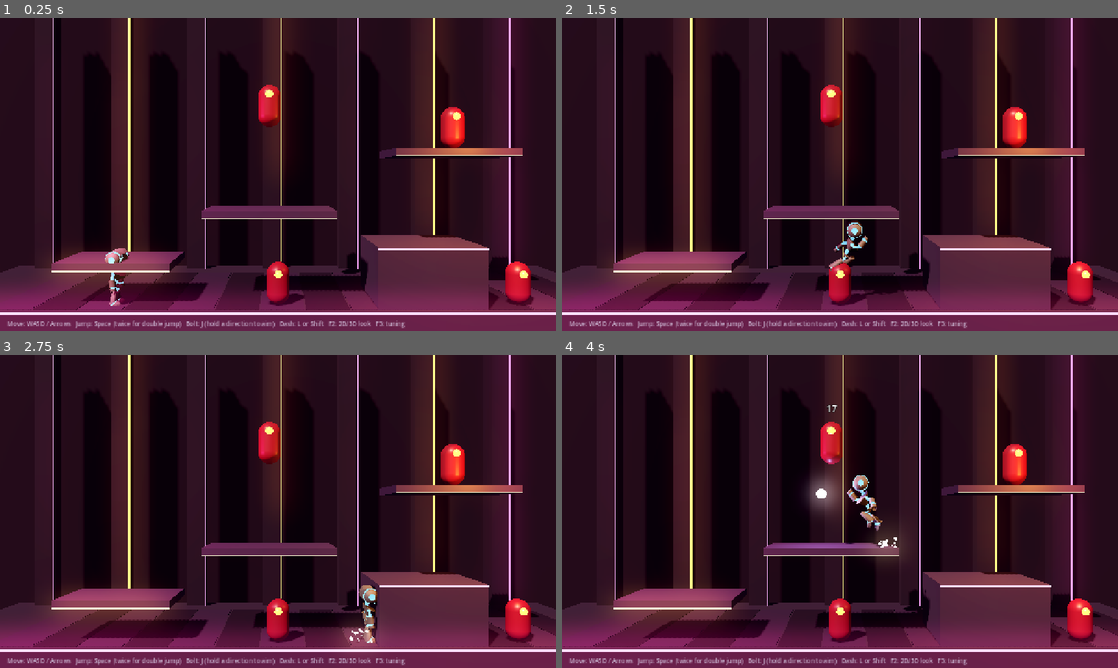
Above: before the commit, frames 1-4 (two rows, left to right).
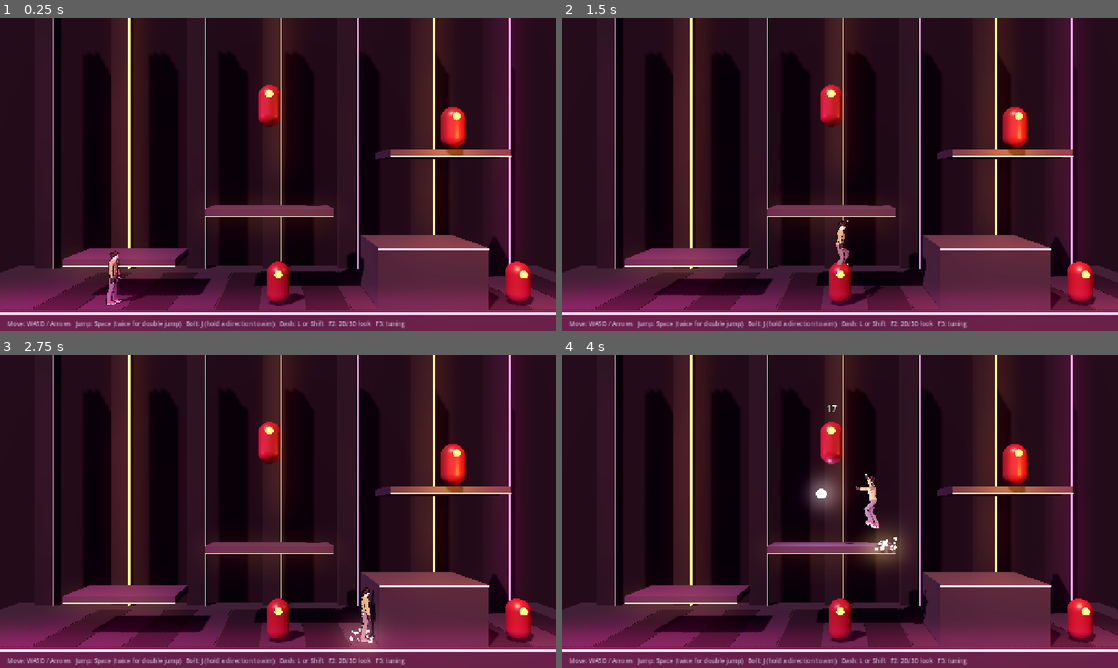
Above: after the commit, the same moments.

Repository: cmholy232-svg/Demondive
Game: Godot game, scene res://scenes/rooms/test_room.tscn
The game is run twice, just before and just after one commit, with the same random seed, the same clock (stepped at 60 frames per second) and the same inputs.
Inputs:
- Up to frame 1 (0.25 s): no input
- Up to frame 2 (1.5 s): hold D (move_right) 0.53-1.28 s; hold Space (jump) 0.53-1.28 s; tap L (dash) at 0.6 s; hold S (move_down) from 1.28 s (still down); tap Space (jump) at 1.35 s
- Up to frame 3 (2.75 s): tap Space (jump) at 1.52, 1.82 s; tap L (dash) at 1.55, 2.1 s; release S (move_down) at 2.03 s; hold D (move_right) from 2.03 s (still down); hold Space (jump) from 2.03 s (still down)
- Up to frame 4 (4 s): release D (move_right) at 2.78 s; release Space (jump) at 2.78 s; hold W (move_up) 2.78-3.53 s; tap E (interact) at 2.85 s; tap Space (jump) at 3.02, 3.32, 3.77, 3.8 s; tap L (dash) at 3.05 s; hold A (move_left) from 3.53 s (still down); hold J (magic) from 3.53 s (still down)

The runs differ from the first frame. In frame 1, 3.7% of the frame differs, in the area x 9-97%, y 41-92%; in frame 2, 3.9%; in frame 3, 3.8%; in frame 4, 4.5%, in the area x 9-97%, y 38-91%.

Commit message:
Replace the stand-in robot with a 3D Milo
Milo is built from CC0 MakeHuman base data by Blender scripts in
tools/characters: outfit shells, sneakers, hair, and procedural
idle/run/jump/fall/dash/land/cast animations. Godot draws him with a
two-band toon shader and an ink outline, and a second animation layer
poses the casting arm on top of whatever the body is doing. One-way
ledges now sit just behind the gameplay plane so they never hide him.

Co-Authored-By: Claude Opus 5.5 (1M context) <noreply@anthropic.com>
Claude-Session: https://claude.ai/code/session_01UDJL4yyr7V49bPvwp6khuZ

Diff:
--- /dev/null
+++ b/art/shaders/outline.gdshader
@@ -0,0 +1,14 @@
+shader_type spatial;
+render_mode unshaded, cull_front;
+// Inverted-hull ink outline. Used as a next pass on toon materials.
+
+uniform vec4 outline_color : source_color = vec4(0.05, 0.03, 0.06, 1.0);
+uniform float width = 0.012;
+
+void vertex() {
+	VERTEX += NORMAL * width;
+}
+
+void fragment() {
+	ALBEDO = outline_color.rgb;
+}
--- /dev/null
+++ b/art/shaders/toon.gdshader
@@ -0,0 +1,23 @@
+shader_type spatial;
+// Two-band cel shading with a soft rim, for characters.
+
+uniform vec4 albedo : source_color = vec4(1.0);
+uniform vec4 shade_tint : source_color = vec4(0.55, 0.45, 0.7, 1.0);
+uniform float band_softness : hint_range(0.0, 0.5) = 0.06;
+uniform float rim_strength : hint_range(0.0, 2.0) = 0.45;
+uniform vec4 rim_color : source_color = vec4(1.0, 0.75, 0.85, 1.0);
+
+void fragment() {
+	ALBEDO = albedo.rgb;
+	ROUGHNESS = 1.0;
+	SPECULAR = 0.0;
+	float rim = pow(1.0 - clamp(dot(NORMAL, VIEW), 0.0, 1.0), 3.0);
+	EMISSION = rim_color.rgb * rim * rim_strength * albedo.rgb;
+}
+
+void light() {
+	float ndl = dot(NORMAL, LIGHT);
+	float lit = smoothstep(0.0, band_softness, ndl) * ATTENUATION;
+	vec3 band = mix(shade_tint.rgb * 0.35, vec3(1.0), lit);
+	DIFFUSE_LIGHT += LIGHT_COLOR / PI * band;
+}
--- a/scenes/rooms/view3d/milo_view_3d.gd
+++ b/scenes/rooms/view3d/milo_view_3d.gd
@@ -3,7 +3,13 @@
 ## Shows a stand-in 3D character on Milo's 2D position and picks its
 ## animation from Milo's state. Reads Milo; never changes him.
 
-const MODEL_PATH: String = "res://art/export/standin/chr_standin_robot.glb"
+const MODEL_PATH: String = "res://art/export/milo/chr_milo.glb"
+const TOON_SHADER: Shader = preload("res://art/shaders/toon.gdshader")
+const OUTLINE_SHADER: Shader = preload("res://art/shaders/outline.gdshader")
+## Bones the cast pose drives on top of whatever the body is doing.
+const CAST_BONES: PackedStringArray = ["clavicle.R", "shoulder01.R", "upperarm01.R", "upperarm02.R", "lowerarm01.R",
+	"lowerarm02.R", "wrist.R", "spine03", "head"]
+const CAST_ANIMATIONS: Array[String] = ["cast_down", "cast_down_forward", "cast_forward", "cast_up_forward", "cast_up"]
 const TARGET_HEIGHT_M: float = 1.28
 const TURN_SPEED: float = 18.0
 const CAST_POSE_SECONDS: float = 0.3
@@ -11,6 +17,8 @@
 var milo: Milo
 var _model: Node3D
 var _animation: AnimationPlayer
+var _cast_layer: AnimationPlayer
+var _caster: ArcaneCaster
 var _yaw: float = PI * 0.5
 var _cast_timer: float = 0.0
 var _trail: CPUParticles3D
@@ -22,14 +30,16 @@
 	_model = (load(MODEL_PATH) as PackedScene).instantiate() as Node3D
 	add_child(_model)
 	_fit_height(_model)
+	_apply_toon(_model)
 	_animation = _model.find_child("AnimationPlayer", true, false) as AnimationPlayer
-	for name: String in ["run", "idle", "falling", "shooting", "shooting_standing"]:
+	for name: String in ["run", "idle", "fall", "jump", "dash"]:
 		if _animation != null and _animation.has_animation(name):
 			_animation.get_animation(name).loop_mode = Animation.LOOP_LINEAR
+	_build_cast_layer()
 	_trail = _make_particles(Color(0.5, 0.95, 1.0), 40, 0.25, false)
 	_burst = _make_particles(Color(1.0, 0.7, 0.4), 24, 0.35, true)
-	var caster: ArcaneCaster = milo.get_node("ArcaneCaster") as ArcaneCaster
-	caster.cast.connect(func(_direction: Vector2) -> void: _cast_timer = CAST_POSE_SECONDS)
+	_caster = milo.get_node("ArcaneCaster") as ArcaneCaster
+	_caster.cast.connect(func(_direction: Vector2) -> void: _cast_timer = CAST_POSE_SECONDS)
 	milo.wavelanded.connect(func(_is_wavedash: bool) -> void: _burst.restart())
 	milo.landed.connect(func(speed: float) -> void:
 		if speed > 600.0:
@@ -52,6 +62,44 @@
 	var height: float = (high - low) * 1.1
 	if height > 0.0:
 		model.scale = Vector3.ONE * (TARGET_HEIGHT_M / height)
+
+
+## Replaces imported materials with cel shading and an ink outline, keeping each part's colour.
+func _apply_toon(model: Node3D) -> void:
+	for node: Node in model.find_children("*", "MeshInstance3D", true, false):
+		var instance := node as MeshInstance3D
+		for surface: int in instance.mesh.get_surface_count():
+			var source := instance.mesh.surface_get_material(surface) as BaseMaterial3D
+			var color: Color = source.albedo_color if source != null else Color.WHITE
+			var toon := ShaderMaterial.new()
+			toon.shader = TOON_SHADER
+			toon.set_shader_parameter("albedo", color)
+			var outline := ShaderMaterial.new()
+			outline.shader = OUTLINE_SHADER
+			outline.set_shader_parameter("width", 0.012 / maxf(0.01, model.scale.x))
+			toon.next_pass = outline
+			instance.set_surface_override_material(surface, toon)
+
+
+## A second player that only drives the right arm, so Milo can cast while running.
+func _build_cast_layer() -> void:
+	if _animation == null:
+		return
+	var library := AnimationLibrary.new()
+	for name: String in CAST_ANIMATIONS:
+		if not _animation.has_animation(name):
+			continue
+		var animation: Animation = _animation.get_animation(name).duplicate() as Animation
+		for track: int in range(animation.get_track_count() - 1, -1, -1):
+			var bone: String = str(animation.track_get_path(track)).get_slice(":", 1)
+			if not CAST_BONES.has(bone):
+				animation.remove_track(track)
+		animation.loop_mode = Animation.LOOP_LINEAR
+		library.add_animation(name, animation)
+	_cast_layer = AnimationPlayer.new()
+	_animation.get_parent().add_child(_cast_layer)
+	_cast_layer.root_node = _cast_layer.get_path_to(_animation.get_node(_animation.root_node))
+	_cast_layer.add_animation_library("", library)
 
 
 func _make_particles(color: Color, amount: int, lifetime: float, one_shot: bool) -> CPUParticles3D:
@@ -90,6 +138,7 @@
 	_trail.position = Vector3(0.0, 0.6, 0.0)
 	_burst.position = Vector3.ZERO
 	_play(_pick_animation())
+	_update_cast_layer()
 	# Lean into dashes so they read as a burst, not a slide.
 	var lean: float = 0.0
 	if milo.is_dashing():
@@ -99,12 +148,27 @@
 
 
 func _pick_animation() -> String:
-	var running: bool = absf(milo.velocity.x) > 40.0
+	if milo.is_dashing():
+		return "dash"
 	if not milo.is_on_floor():
-		return "jump" if milo.velocity.y < 0.0 else "falling"
-	if _cast_timer > 0.0:
-		return "shooting" if running else "shooting_standing"
-	return "run" if running else "idle"
+		return "jump" if milo.velocity.y < -150.0 else "fall"
+	return "run" if absf(milo.velocity.x) > 40.0 else "idle"
+
+
+func _update_cast_layer() -> void:
+	if _cast_layer == null:
+		return
+	if _cast_timer <= 0.0:
+		if _cast_layer.is_playing():
+			_cast_layer.stop()
+		return
+	var aim: Vector2 = _caster.aim
+	var index: int = clampi(roundi(-aim.y * 2.0 / maxf(0.001, aim.length())) + 2, 0, 4)
+	if absf(aim.x) > 0.3 and absf(aim.y) > 0.3:
+		index = 3 if aim.y < 0.0 else 1
+	var name: String = CAST_ANIMATIONS[index]
+	if _cast_layer.current_animation != name:
+		_cast_layer.play(name, 0.05)
 
 
 func _play(name: String) -> void:
@@ -112,7 +176,7 @@
 		return
 	if _animation.current_animation != name:
 		_animation.play(name, 0.12)
-	if name == "run" or name == "shooting":
+	if name == "run":
 		_animation.speed_scale = clampf(absf(milo.velocity.x) / 360.0, 0.6, 2.0)
 	else:
 		_animation.speed_scale = 1.0
--- a/scenes/rooms/view3d/room_dressing_3d.gd
+++ b/scenes/rooms/view3d/room_dressing_3d.gd
@@ -90,8 +90,9 @@
 	var c: Vector3 = RoomView3D.to_3d(center)
 	var w: float = size.x / RoomView3D.PX_PER_M
 	var top_y: float = c.y + size.y * 0.5 / RoomView3D.PX_PER_M
-	add_box(root, Vector3(c.x, top_y - 0.09, -depth * 0.5 + 0.4), Vector3(w, 0.18, depth), material(STONE_LIGHT, 0.5))
-	add_box(root, Vector3(c.x, top_y - 0.17, 0.41), Vector3(w, 0.03, 0.03), material(Color.BLACK, 0.5, NEON_AMBER, 5.0))
+	# The front edge sits just behind Milo so a ledge never hides him when he walks under it.
+	add_box(root, Vector3(c.x, top_y - 0.09, -depth * 0.5 - 0.12), Vector3(w, 0.18, depth), material(STONE_LIGHT, 0.5))
+	add_box(root, Vector3(c.x, top_y - 0.17, -0.11), Vector3(w, 0.03, 0.03), material(Color.BLACK, 0.5, NEON_AMBER, 5.0))
 
 
 static func add_block(root: Node3D, center: Vector2, size: Vector2, depth: float) -> void:
Binary file added: art/export/milo/chr_milo.glb
Not shown, added: art/export/milo/chr_milo.glb.import
Not shown, added: art/shaders/outline.gdshader.uid
Not shown, added: art/shaders/toon.gdshader.uid
Not shown, added: tools/characters/animate.py
Not shown, added: tools/characters/build_milo.py
Not shown, added: tools/characters/mh_base.py
Not shown, added: tools/characters/outfit.py
